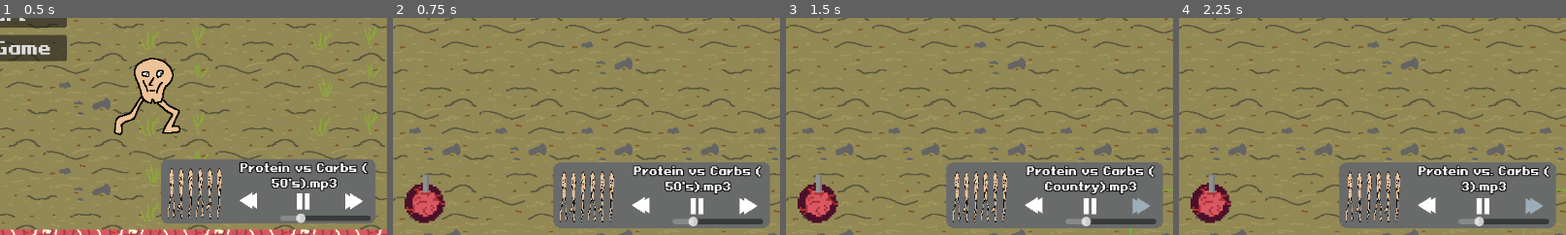
Above: before the commit, frames 1-4 (left to right).
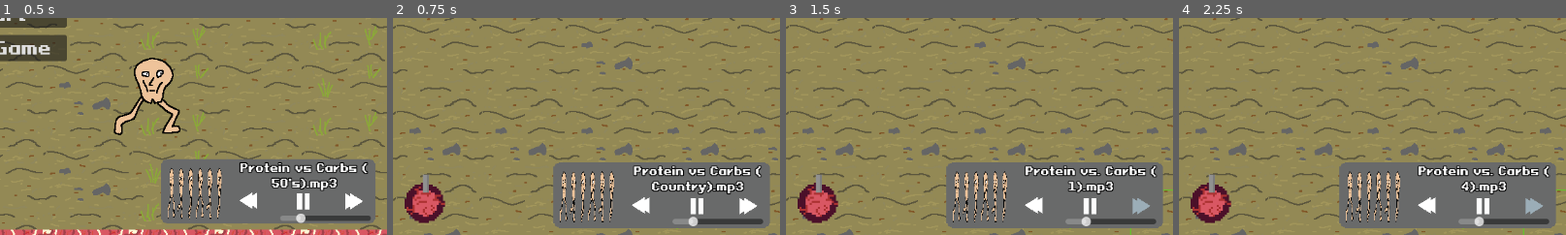
Above: after the commit, the same moments.

Repository: PhilipSBeck/Ludum-Dare-56
Game: Godot game, scene res://Levels/TitleScreen.tscn
The game is run twice, just before and just after one commit, with the same random seed, the same clock (stepped at 60 frames per second) and the same inputs. Sound files missing from this copy of the repository are replaced by a short silence.
Inputs (mouse positions are % of the whole screen's width and height, from its top left):
- Up to frame 1 (0.5 s): no input
- Up to frame 2 (0.75 s): click "Start" at 0.5 s
- Up to frame 3 (1.5 s): click (96, 93) at 1.25 s
- Up to frame 4 (2.25 s): click (96, 93) at 2 s
The pictures show only the part of the screen within x 50-100%, y 50-100%; the shares and areas given below are measured in that part.

Frame 1 is identical in both runs. In frame 2, 0.9% of the frame differs, in the area x 66-91%, y 75-82%; in frame 3, 1.8%, in the area x 61-96%, y 67-82%; in frame 4, less than 0.1%.

Commit message:
Main game music is randomized

Diff:
--- a/Levels/main.tscn
+++ b/Levels/main.tscn
@@ -59,6 +59,7 @@
 offset_bottom = 0.0
 grow_horizontal = 0
 grow_vertical = 0
+randomize_start = true
 
 [connection signal="houseSelected" from="MainHud" to="." method="_on_main_hud_house_selected"]
 [connection signal="towerSelected" from="MainHud" to="." method="_on_main_hud_tower_selected"]
--- a/Scripts/HUD/music_player_widget.gd
+++ b/Scripts/HUD/music_player_widget.gd
@@ -1,13 +1,16 @@
 extends Node
 
 @export var songs: Array[AudioStream]
+@export var randomize_start = false
 
 var currentSong: AudioStream
 var currentSongIdx: int = 0
 
 # Called when the node enters the scene tree for the first time.
 func _ready() -> void:
-	#currentSongIdx = randi_range(0, songs.size()-1)
+	if randomize_start:
+		currentSongIdx = randi_range(0, songs.size()-1)
+
 	currentSong = songs[currentSongIdx]
 	$AudioStreamPlayer.stream = currentSong
 	$AudioStreamPlayer.play()
